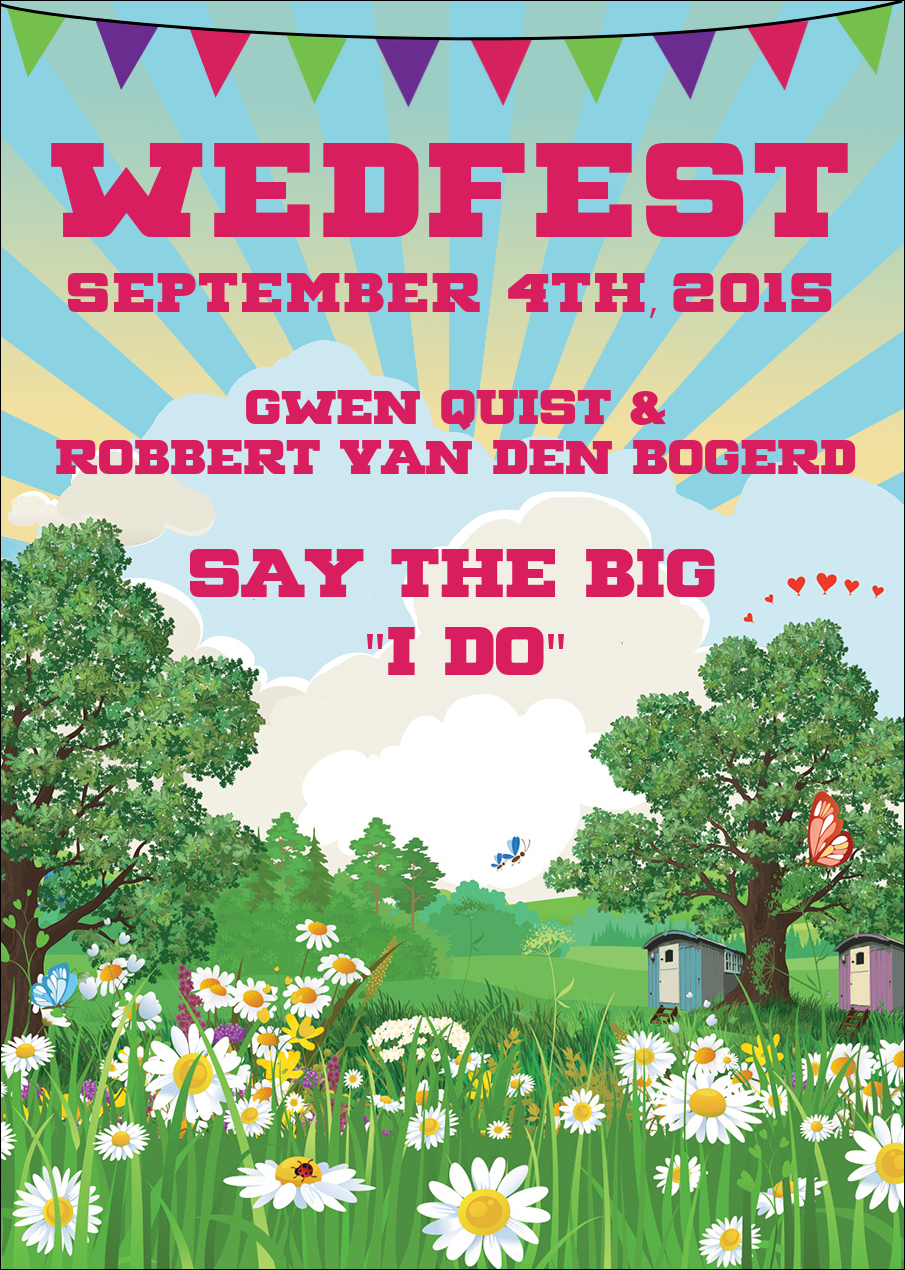
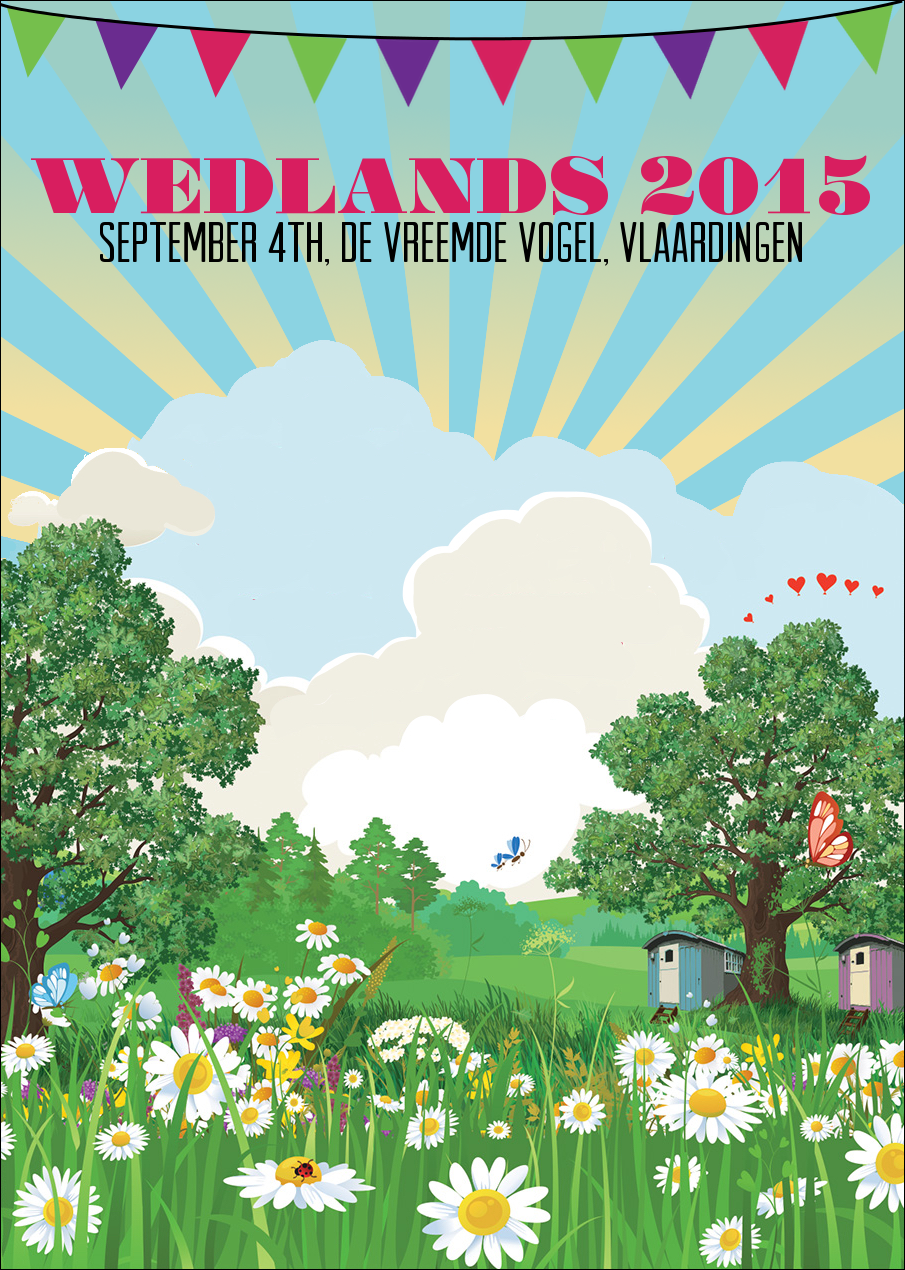
Layers edited between the first and the second 905x1270 image:
renamed "WEDFEST #5" to "WEDLANDS 2015", painted on it over left=31, top=143, right=870, bottom=237
renamed "SEPTEMBER 4th, 2015 #1" to "SEPTEMBER 4th, DE VREEMDE VOGE...", painted on it over left=67, top=222, right=832, bottom=318
hid "Say the big ..." over left=190, top=549, right=715, bottom=675
renamed "GWEN Quist & ..." to "Gwen Quist ...", hid it, painted on it over left=56, top=293, right=856, bottom=474
